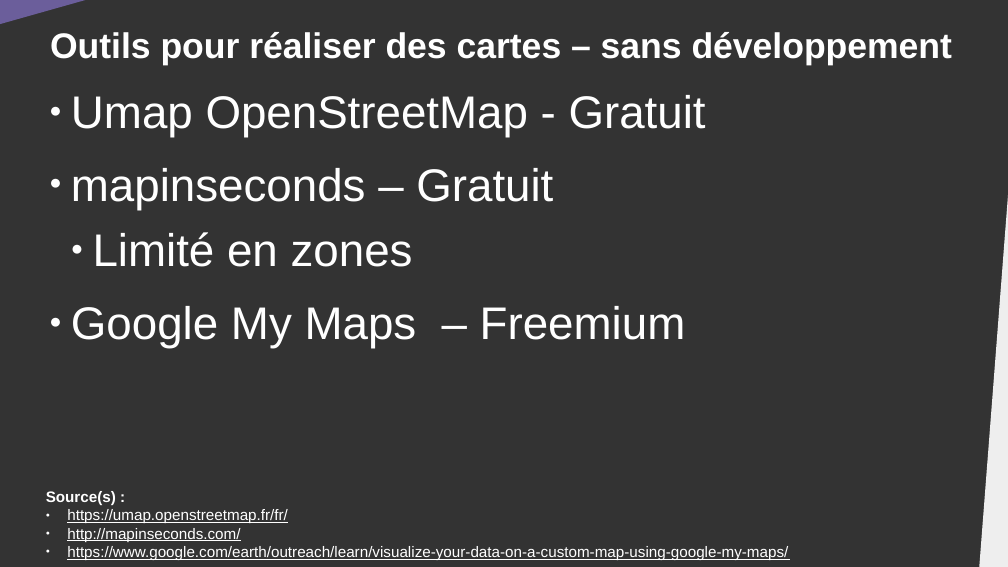
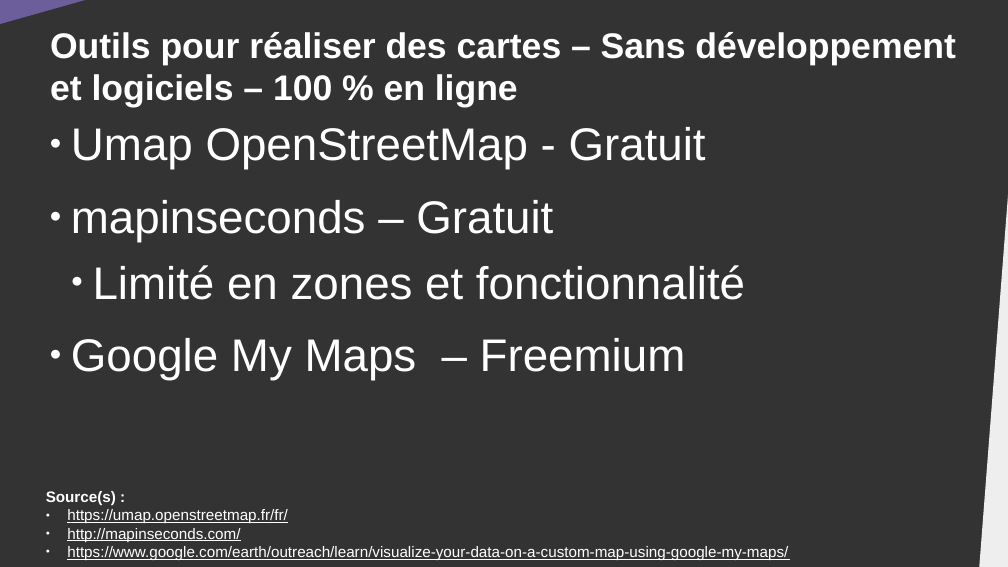
Before and after one commit to DanYellow/cours, a slide deck: slide 11 of data-journalisme-s4/travaux-pratiques/numero-5/presentation.odp (slide 10 before the commit). Drawn at 1008x567 pixels with LibreOffice and Linux fonts; fonts in the diff are those of the drawing. Boxes give left, top, right and bottom in pixels: in the first picture for what was removed or moved away, otherwise in the second. Text is boxed around its words. In the diff, an @@ line names an element or a change of style, - is before the commit and + after.

Commit message:
Add exercice pour tp5 data-journalisme

```diff
--- a/data-journalisme-s4/travaux-pratiques/numero-5/presentation.odp
+++ b/data-journalisme-s4/travaux-pratiques/numero-5/presentation.odp
@@ title at (50, 32, 955, 108): text changed @@
-Outils pour réaliser des cartes – sans développement
+Outils pour réaliser des cartes – Sans développement et logiciels – 100 % en ligne
@@ text "Umap OpenStreetMap - Gratuit": place and size @@
-text "Umap OpenStreetMap - Gratuit" at (71, 95, 706, 348)
+text "Umap OpenStreetMap - Gratuit" at (71, 127, 745, 380)
@@ text at (93, 265, 745, 300): text changed @@
-  ● Limité en zones
+  ● Limité en zones et fonctionnalité
```
Also in this commit, not shown: 2 other slides changed, 2 slides added, 16 other files.
